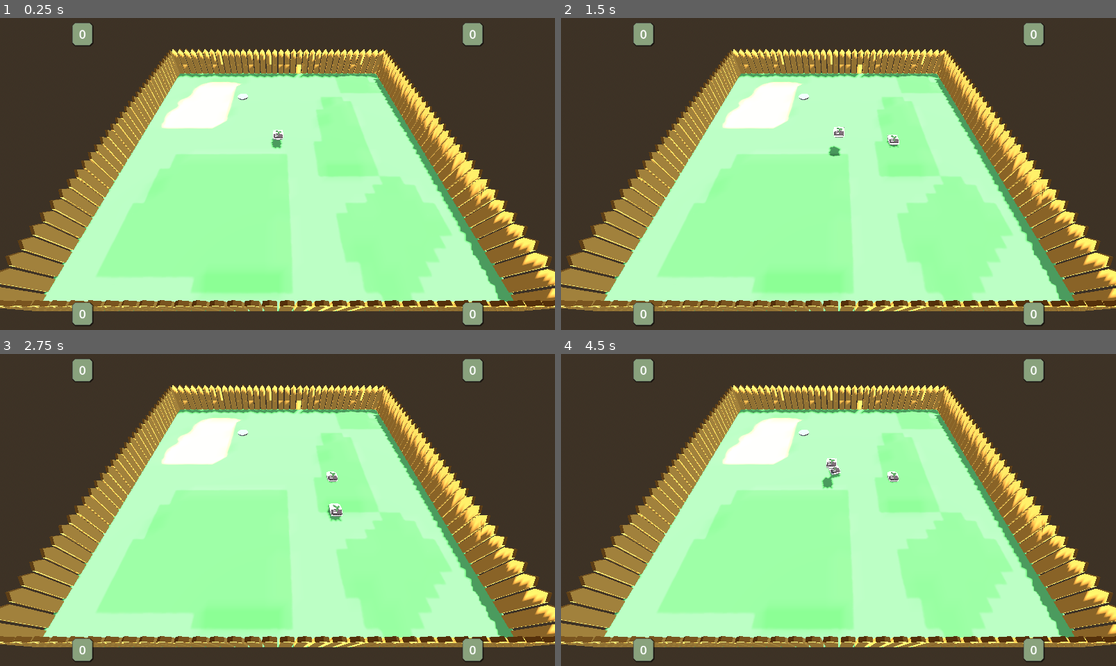
Above: before the commit, frames 1-4 (two rows, left to right).
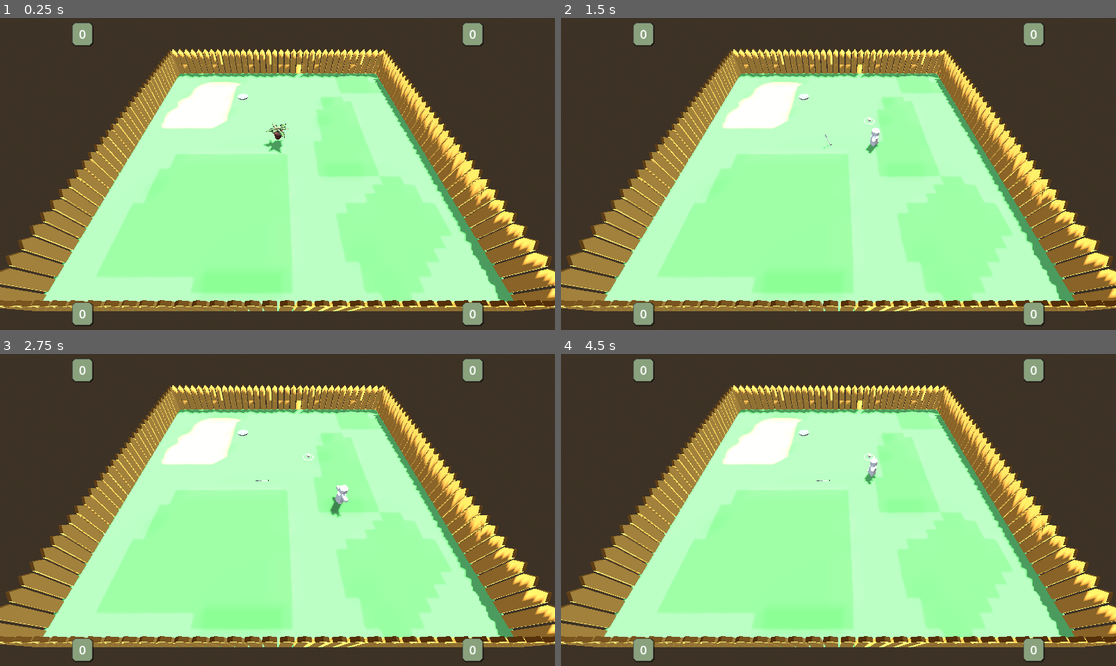
Above: after the commit, the same moments.

Repository: ronincampbell/GDS2Project
Game: Godot game, scene res://maps/test_map.tscn
Same seed, same stepped clock (60 frames per second), same inputs: the game is played once before the commit and once after it. The engine's default icon, where the game draws it, is replaced by a stand-in: a white triangle on a blue panel in a dark square.
Inputs:
- Up to frame 1 (0.25 s): no input
- Up to frame 2 (1.5 s): tap Enter (ui_accept) at 0.5, 0.6, 0.77, 1.07 s; hold D (PlayerRight) 0.53-1.28 s; hold S (PlayerDown) from 1.28 s (still down); tap E (PlayerInteract) at 1.35 s
- Up to frame 3 (2.75 s): tap Enter (ui_accept) at 1.52, 1.55, 1.82, 2.3 s; release S (PlayerDown) at 2.03 s; hold D (PlayerRight) from 2.03 s (still down); hold Space from 2.03 s (still down)
- Up to frame 4 (4.5 s): release D (PlayerRight) at 2.78 s; release Space at 2.78 s; hold W (PlayerUp) 2.78-3.53 s; tap R at 2.85 s; tap Enter (ui_accept) at 3.02, 3.05, 3.32, 3.6, 3.77, 4.07 s; hold A (PlayerLeft) from 3.53 s (still down); tap E (PlayerInteract) at 4.35 s

The runs differ from the first frame. In frame 1, 0.2% of the frame differs, in the area x 47-52%, y 33-44%; in frame 2, 0.3%; in frame 3, 0.3%; in frame 4, 0.4%, in the area x 46-61%, y 31-44%.

Commit message:
Watering can in, random item for placement and click space to skip prop placement
As a player, I want to be able to place props before the game begins so that I can design the course how I want it

Diff:
--- /dev/null
+++ b/Props/Previews/prop_watering_can_preview.tscn
@@ -0,0 +1,51 @@
+[gd_scene load_steps=6 format=3 uid="uid://c11wvcmeib7r6"]
+
+[ext_resource type="PackedScene" uid="uid://dke4k8svqfc7g" path="res://models/prop/watering_can/prop_wateringCan.gltf" id="1_qkbod"]
+[ext_resource type="Script" uid="uid://cw12fojcrae78" path="res://scripts/Props/prop_preview.gd" id="1_wv44k"]
+[ext_resource type="PackedScene" uid="uid://b1s6p1brtdop8" path="res://Props/prop_watering_can.tscn" id="2_4sbqj"]
+[ext_resource type="PackedScene" uid="uid://c732ae0oiehvv" path="res://models/prop/watering_can/prop_watering_can_preview_can't_place.tscn" id="3_1u0ld"]
+
+[sub_resource type="BoxShape3D" id="BoxShape3D_wv44k"]
+size = Vector3(0.403809, 0.484924, 1)
+
+[node name="PropWateringCanPreview" type="Node3D" node_paths=PackedStringArray("downward_raycasts", "side_raycasts")]
+script = ExtResource("1_wv44k")
+downward_raycasts = [NodePath("DownwardRaycast")]
+side_raycasts = [NodePath("SideRaycasts/NorthRaycast"), NodePath("SideRaycasts/EastRaycast"), NodePath("SideRaycasts/SouthRaycast"), NodePath("SideRaycasts/WestRaycast")]
+prop = ExtResource("2_4sbqj")
+
+[node name="DownwardRaycast" type="RayCast3D" parent="."]
+transform = Transform3D(1, 0, 0, 0, 1, 0, 0, 0, 1, 0, -0.0227169, 0)
+target_position = Vector3(0, -0.2, 0)
+
+[node name="Area3D" type="Area3D" parent="."]
+
+[node name="CollisionShape3D" type="CollisionShape3D" parent="Area3D"]
+transform = Transform3D(1, 0, 0, 0, 1, 0, 0, 0, 1, 0.0471191, 0.258934, -0.0994866)
+shape = SubResource("BoxShape3D_wv44k")
+
+[node name="SideRaycasts" type="Node3D" parent="."]
+
+[node name="WestRaycast" type="RayCast3D" parent="SideRaycasts"]
+transform = Transform3D(1, 0, 0, 0, 1, 0, 0, 0, 1, 0, 0.314841, 0)
+target_position = Vector3(-0.8, 0, 0)
+
+[node name="EastRaycast" type="RayCast3D" parent="SideRaycasts"]
+transform = Transform3D(1, 0, 0, 0, 1, 0, 0, 0, 1, 0, 0.314841, 0)
+target_position = Vector3(0.8, 0, 0)
+
+[node name="NorthRaycast" type="RayCast3D" parent="SideRaycasts"]
+transform = Transform3D(1, 0, 0, 0, 1, 0, 0, 0, 1, 0, 0.314841, 0)
+target_position = Vector3(0, 0, -0.8)
+
+[node name="SouthRaycast" type="RayCast3D" parent="SideRaycasts"]
+transform = Transform3D(1, 0, 0, 0, 1, 0, 0, 0, 1, 0, 0.314841, 0)
+target_position = Vector3(0, 0, 0.8)
+
+[node name="blockbench_export" parent="." instance=ExtResource("1_qkbod")]
+
+[node name="blockbench_export2" parent="." instance=ExtResource("3_1u0ld")]
+visible = false
+
+[connection signal="body_entered" from="Area3D" to="." method="_on_body_entered"]
+[connection signal="body_exited" from="Area3D" to="." method="_on_body_exited"]
--- /dev/null
+++ b/Props/prop_watering_can.tscn
@@ -0,0 +1,39 @@
+[gd_scene load_steps=7 format=3 uid="uid://b1s6p1brtdop8"]
+
+[ext_resource type="Script" uid="uid://bbcown7sf5h4u" path="res://scripts/Props/prop.gd" id="1_h4fbc"]
+[ext_resource type="PackedScene" uid="uid://dke4k8svqfc7g" path="res://models/prop/watering_can/prop_wateringCan.gltf" id="2_ukv2r"]
+
+[sub_resource type="CylinderShape3D" id="CylinderShape3D_ylp8p"]
+height = 0.515564
+radius = 0.229004
+
+[sub_resource type="BoxShape3D" id="BoxShape3D_oh3wc"]
+size = Vector3(0.0716553, 0.408203, 0.173584)
+
+[sub_resource type="CylinderShape3D" id="CylinderShape3D_ldjp0"]
+height = 0.465271
+radius = 0.0405273
+
+[sub_resource type="BoxShape3D" id="BoxShape3D_xbujh"]
+size = Vector3(0.1875, 0.195679, 0.0690366)
+
+[node name="PropWateringCan" type="RigidBody3D"]
+script = ExtResource("1_h4fbc")
+
+[node name="blockbench_export" parent="." instance=ExtResource("2_ukv2r")]
+
+[node name="CollisionShape3D" type="CollisionShape3D" parent="."]
+transform = Transform3D(1, 0, 0, 0, 1, 0, 0, 0, 1, 0, 0.260651, 0)
+shape = SubResource("CylinderShape3D_ylp8p")
+
+[node name="CollisionShape3D2" type="CollisionShape3D" parent="."]
+transform = Transform3D(1, 0, 0, 0, 1, 0, 0, 0, 1, -0.00604248, 0.233215, 0.288452)
+shape = SubResource("BoxShape3D_oh3wc")
+
+[node name="CollisionShape3D3" type="CollisionShape3D" parent="."]
+transform = Transform3D(1, 0, 0, 0, 0.61038, 0.792109, 0, -0.792109, 0.61038, -0.012085, 0.224497, -0.279309)
+shape = SubResource("CylinderShape3D_ldjp0")
+
+[node name="CollisionShape3D4" type="CollisionShape3D" parent="."]
+transform = Transform3D(1, 0, 0, 0, -0.369974, 0.929042, 0, -0.929042, -0.369974, 0.0012207, 0.39769, -0.48912)
+shape = SubResource("BoxShape3D_xbujh")
--- /dev/null
+++ b/models/prop/watering_can/prop_watering_can_preview_can't_place.tscn
@@ -0,0 +1,9 @@
+[gd_scene load_steps=3 format=3 uid="uid://c732ae0oiehvv"]
+
+[ext_resource type="PackedScene" uid="uid://dke4k8svqfc7g" path="res://models/prop/watering_can/prop_wateringCan.gltf" id="1_885nm"]
+[ext_resource type="Material" uid="uid://de2sypkpgmr61" path="res://Props/prop_preview_material.tres" id="2_2cptt"]
+
+[node name="blockbench_export" instance=ExtResource("1_885nm")]
+
+[node name="beveled_cuboid" parent="Node" index="0"]
+material_override = ExtResource("2_2cptt")
--- a/scripts/game_manager.gd
+++ b/scripts/game_manager.gd
@@ -7,10 +7,10 @@
 
 var mode : String = "obstacle placing"
 var obstacle_placing_timer : float = 0
-var obstacle_placing_time : float = 10
+var obstacle_placing_time : float = 60
 var player1_obstacle_in_scene : bool = false
 
-const placeable_props: Dictionary = {"plant":preload("res://Props/Previews/prop_plant_preview.tscn"), "fertiliser":preload("res://Props/Previews/prop_fertiliser_preview.tscn")}
+const placeable_props: Dictionary = {"plant":preload("res://Props/Previews/prop_plant_preview.tscn"), "fertiliser":preload("res://Props/Previews/prop_fertiliser_preview.tscn"), "watering_can":preload("res://Props/Previews/prop_watering_can_preview.tscn")}
 const golf_ball: PackedScene = preload("res://CoreObjects/golf_ball.tscn")
 const golf_club: PackedScene = preload("res://CoreObjects/golf_club.tscn")
 const gnome: PackedScene = preload("res://CoreObjects/gnome.tscn")
@@ -19,6 +19,9 @@
 	if mode == "obstacle placing":
 		obstacle_placing_timer += delta
 
+		if Input.is_action_just_pressed("ui_accept"):
+			skip_placing = true
+
 		if obstacle_placing_timer > obstacle_placing_time or skip_placing:
 			mode = "playing"
 			_place_object(golf_ball, Vector3(2.4, 0.7, -2.3))
@@ -26,7 +29,7 @@
 			_place_object(gnome, Vector3(0, 1.4, 0))
 
 		if !player1_obstacle_in_scene:
-			_place_object(placeable_props["fertiliser"], Vector3(0, 1.6, 0))
+			_place_object(pick_random(placeable_props), Vector3(0, 1.6, 0))
 			player1_obstacle_in_scene = true
 
 func _on_golf_hole_entered(body: Node3D) -> void:
@@ -47,3 +50,7 @@
 
 func prop_placed() -> void:
 	player1_obstacle_in_scene = false
+
+func pick_random(dictionary: Dictionary) -> Variant:
+	var random_key = dictionary.keys().pick_random()
+	return dictionary[random_key]
